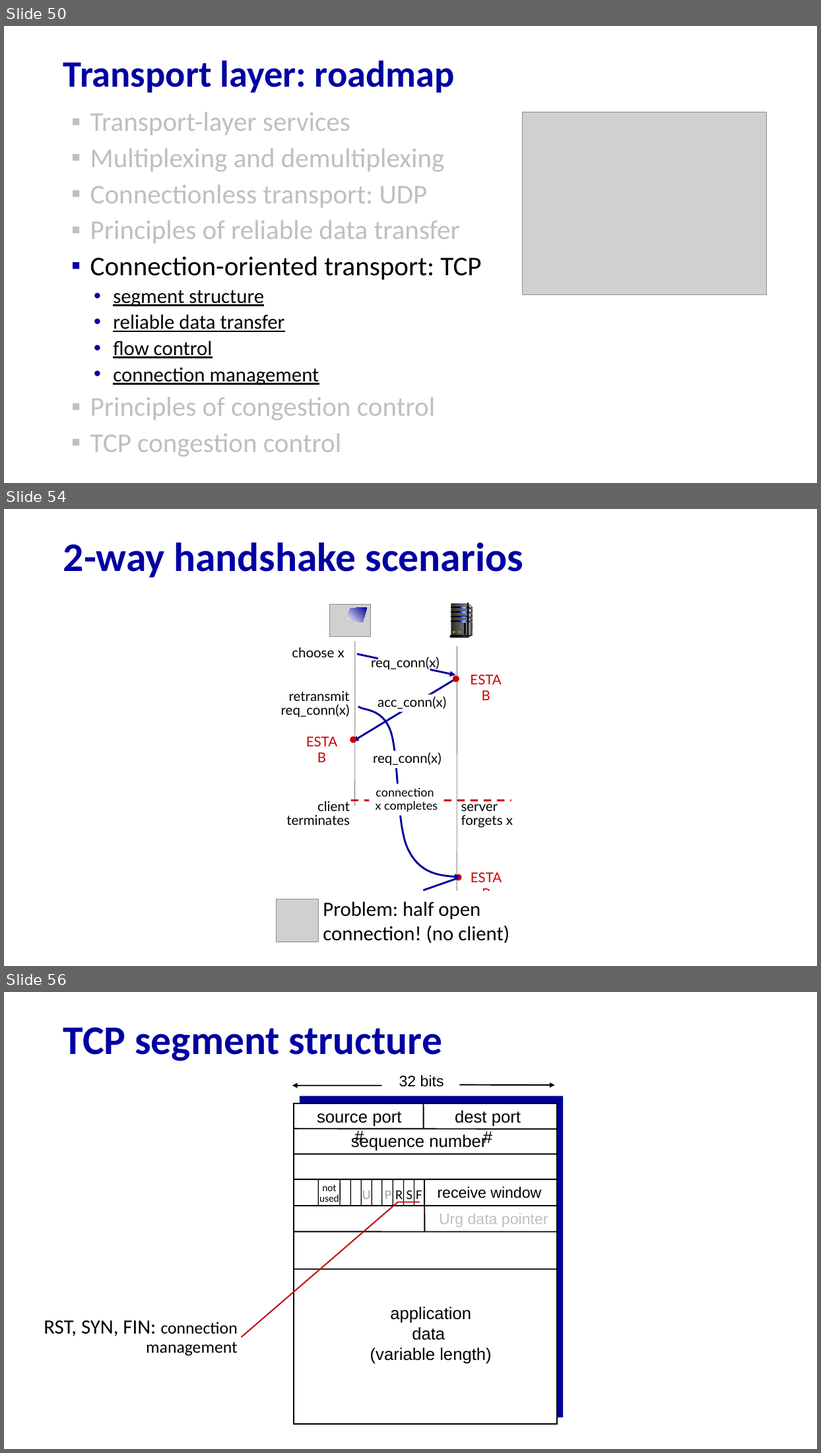
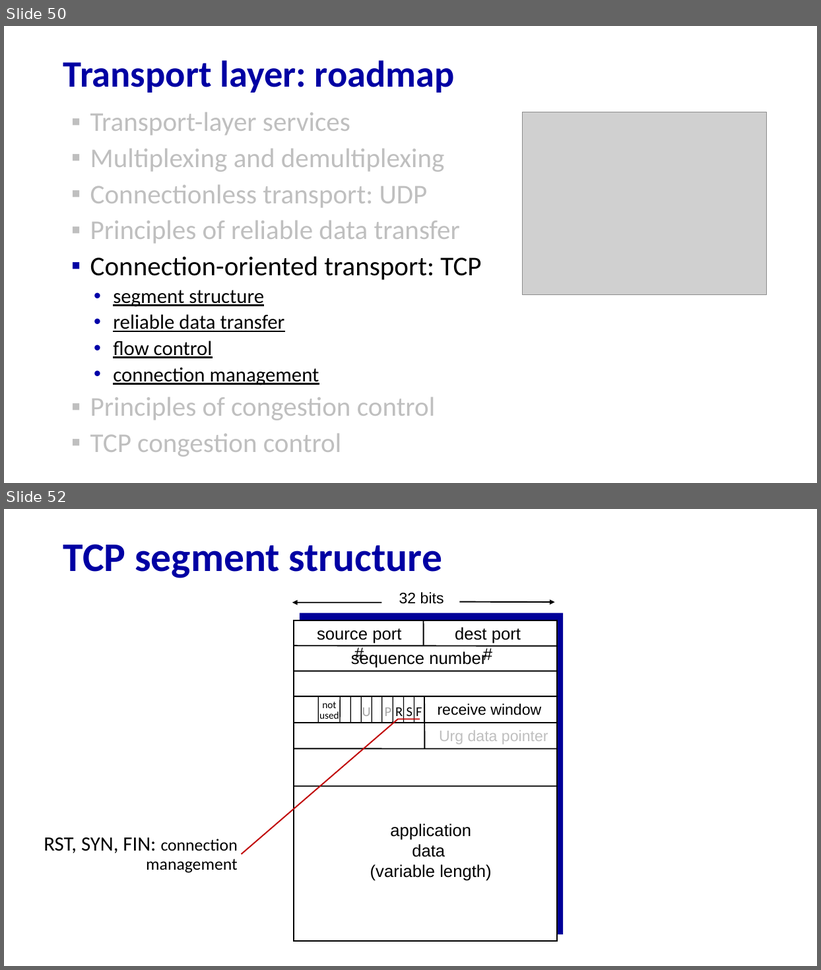
Before and after one commit to minmit/webpage, a slide deck: courses/CS456-F25/lectures/lec07.pptx. Shown one above the other, each under a label of ours: slides 50, 54 and 56 before the commit, slides 50 and 52 after it; the slides between them are not shown. The pictures are 821x1453 and 821x970 pixels, drawn with LibreOffice and Linux fonts; fonts in the diff are those of the drawing; grey boxes stand for pictures. Boxes give left, top, right and bottom in pixels: in the first picture for what was removed or moved away, otherwise in the second. Text is boxed around its words. In the diff, an @@ line names an element or a change of style, - is before the commit and + after.

```diff
--- a/courses/CS456-F25/lectures/lec07.pptx
+++ b/courses/CS456-F25/lectures/lec07.pptx
@@ slide 54 removed at box(4, 509, 817, 966), background #FFFFFF @@
@@ title removed at box(63, 542, 523, 578) @@
-2-way handshake scenarios
@@ picture removed at box(330, 605, 371, 637) @@
@@ freeform shape removed at box(347, 608, 368, 623) @@
@@ group removed at box(450, 603, 473, 638): 10 rounded rectangles, 7 freeform shapes, 7 rectangles, 4 ellipses @@
@@ line removed from (355, 642) to (354, 806) @@
@@ line removed from (457, 646) to (457, 910) @@
@@ group removed at box(292, 648, 512, 753): 5 texts, 3 rectangles, 2 arrows, 2 ellipses @@
-choose x
-req_conn(x)
-ESTAB
-ESTAB
-acc_conn(x)
@@ group removed at box(281, 691, 460, 877): 2 texts, 1 freeform shape, 1 rectangle @@
-retransmit
-req_conn(x)
-req_conn(x)
@@ group removed at box(286, 788, 513, 828): 3 texts, 1 line @@
-client terminates
-server
-forgets x
-connection
-x completes
@@ ellipse removed at box(455, 875, 461, 881) @@
@@ text removed at box(461, 867, 512, 889) @@
-ESTAB
@@ picture removed at box(276, 900, 319, 943) @@
@@ rectangle removed at box(299, 891, 552, 964) @@
@@ text removed at box(323, 902, 510, 943) @@
-Problem: half open connection! (no client)
@@ group removed at box(332, 879, 458, 923): 2 rectangles, 1 arrow, 1 text @@
-acc_conn(x)
@@ what was slide 56 is now slide 52 @@
```
Also in this commit, not shown: 2 slides changed, 3 other slides removed, 2 other files.
